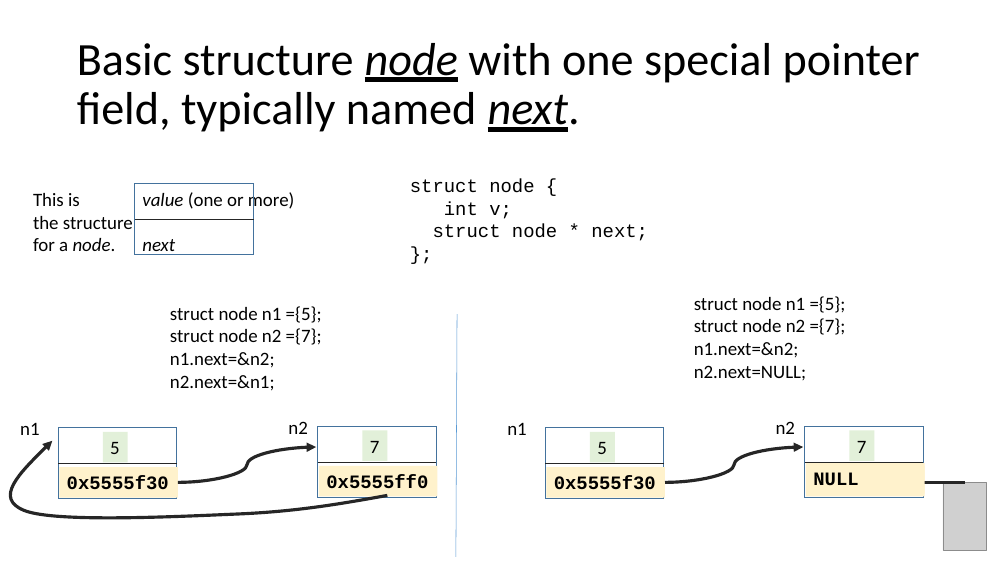
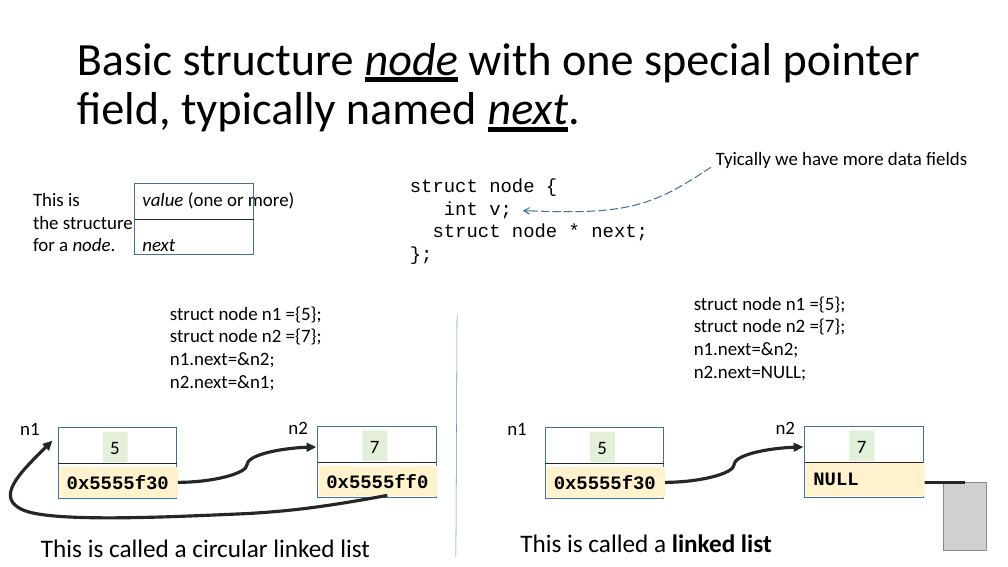
Before and after one commit to rbadrinath/FCP, a slide deck: slide 3 of slides/14-LinkedLists.pptx. Drawn at 1008x567 pixels with LibreOffice and Linux fonts; fonts in the diff are those of the drawing; grey boxes stand for pictures. Boxes give left, top, right and bottom in pixels: in the first picture for what was removed or moved away, otherwise in the second. Text is boxed around its words. In the diff, an @@ line names an element or a change of style, - is before the commit and + after.

```diff
--- a/slides/14-LinkedLists.pptx
+++ b/slides/14-LinkedLists.pptx
@@ freeform shape added at [523,167,711,212], outline #43739E 1 pt dashed @@
@@ text added at [716,152,967,168], 18 pt, text #000000 @@
+Tyically we have more data fields
@@ text added at [41,539,370,558], 24 pt, text #000000 @@
+This is called a circular linked list
@@ text added at [520,534,772,553], 24 pt, text #000000 @@
+This is called a linked list
```
Also in this commit, not shown: 5 other slides changed, 1 other file.
